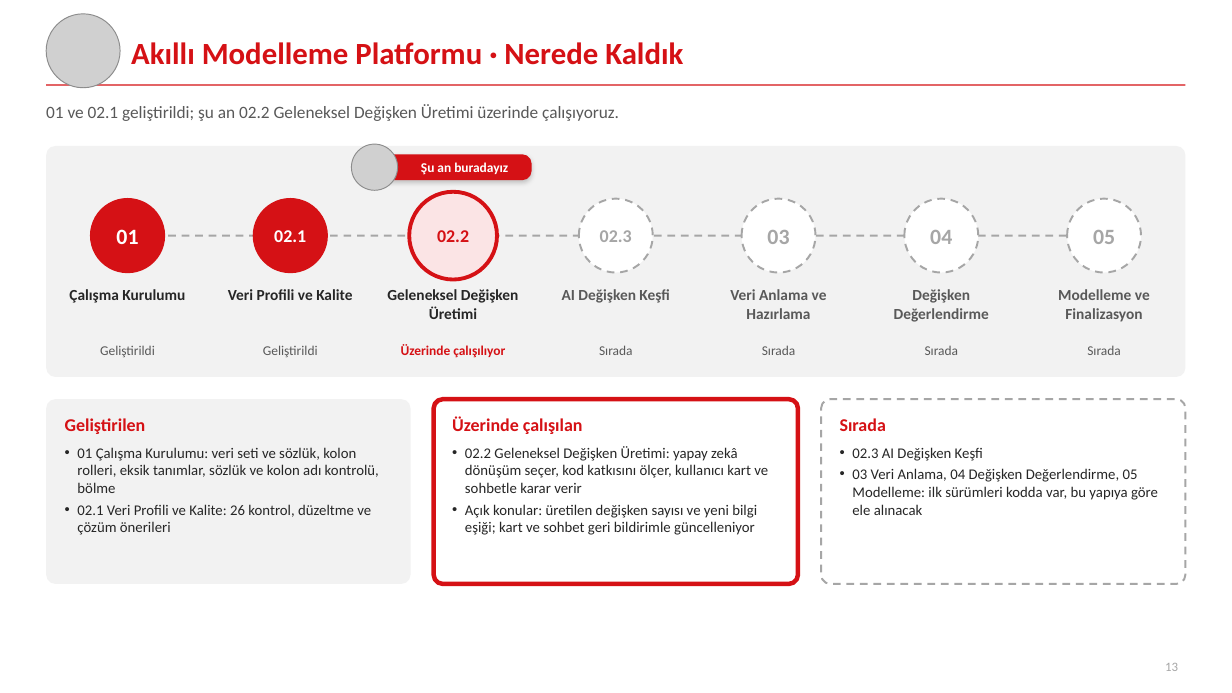
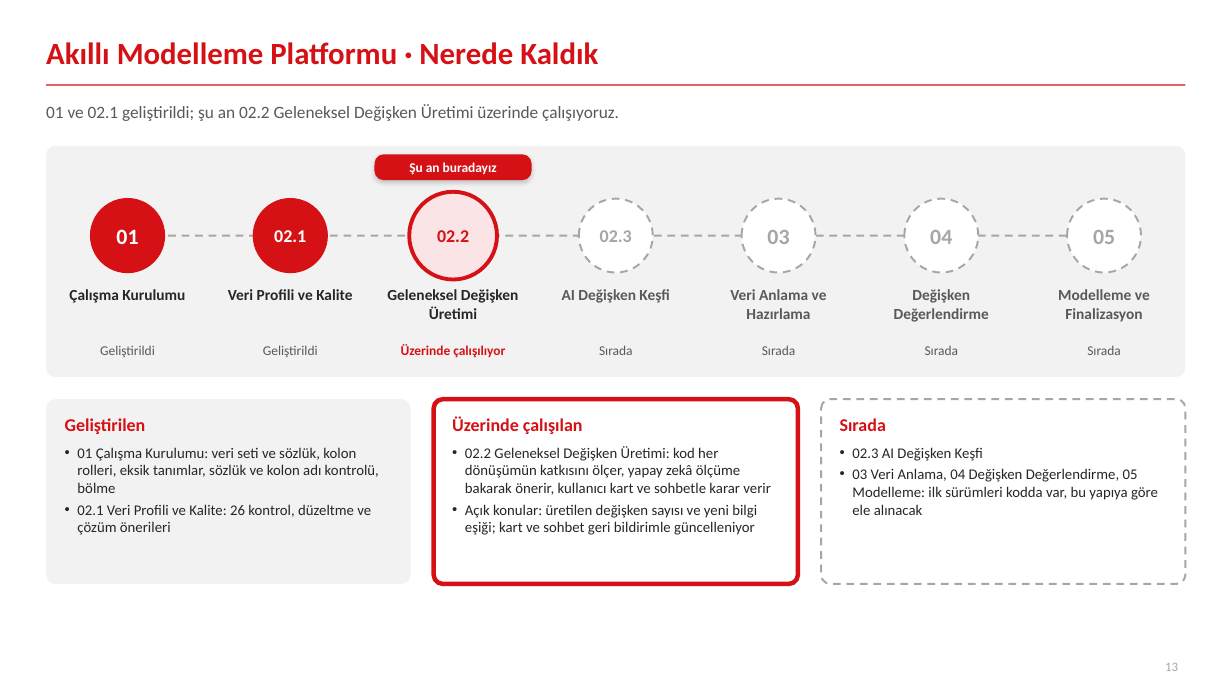
Before and after one commit to canmergen/amp, a slide deck: slide 13 of analitik_modelleme_platformu_GUNCEL/sunum/Akilli_Modelleme_Platformu_Sunum.pptx. Drawn at 1232x693 pixels with LibreOffice and Linux fonts; fonts in the diff are those of the drawing; grey boxes stand for pictures. Boxes give left, top, right and bottom in pixels: in the first picture for what was removed or moved away, otherwise in the second. Text is boxed around its words. In the diff, an @@ line names an element or a change of style, - is before the commit and + after.

```diff
--- a/analitik_modelleme_platformu_GUNCEL/sunum/Akilli_Modelleme_Platformu_Sunum.pptx
+++ b/analitik_modelleme_platformu_GUNCEL/sunum/Akilli_Modelleme_Platformu_Sunum.pptx
@@ title "Akıllı Modelleme Platformu · Nerede ...": place and size @@
-title "Akıllı Modelleme Platformu · Nerede ..." at box(131, 42, 683, 65)
+title "Akıllı Modelleme Platformu · Nerede ..." at box(46, 42, 598, 65)
@@ picture removed at box(46, 14, 120, 88) @@
@@ picture removed at box(351, 144, 397, 190) @@
@@ text "Şu an buradayız": place and size @@
-text "Şu an buradayız" at box(421, 162, 508, 175)
+text "Şu an buradayız" at box(409, 162, 497, 175)
@@ text at box(465, 446, 771, 495): text changed @@
-• 02.2 Geleneksel Değişken Üretimi: yapay zekâ dönüşüm seçer, kod katkısını ölçer, kullanıcı kart ve sohbetle karar verir
+• 02.2 Geleneksel Değişken Üretimi: kod her dönüşümün katkısını ölçer, yapay zekâ ölçüme bakarak önerir, kullanıcı kart ve sohbetle karar verir
```
Also in this commit, not shown: 13 other slides changed, 1 other file.
